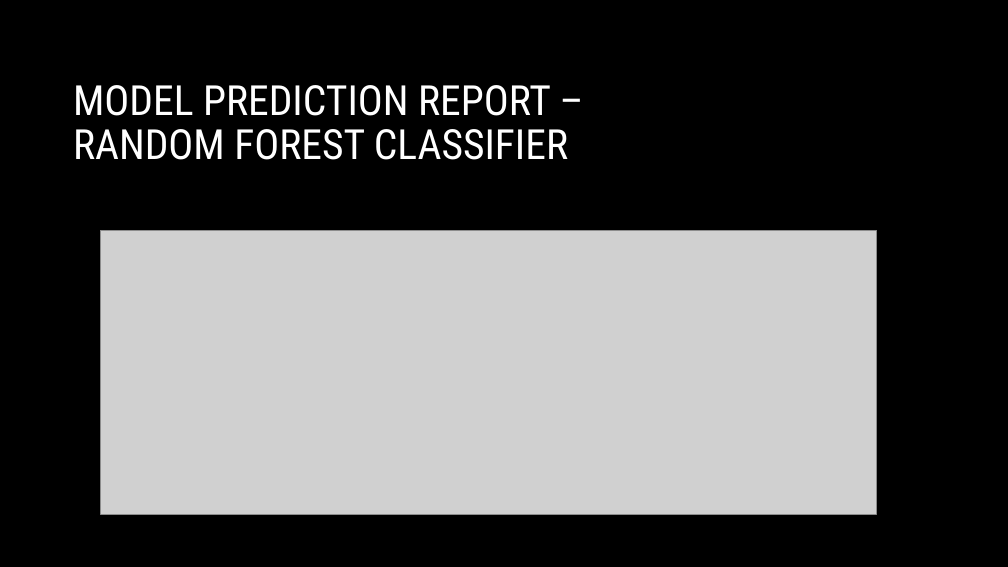
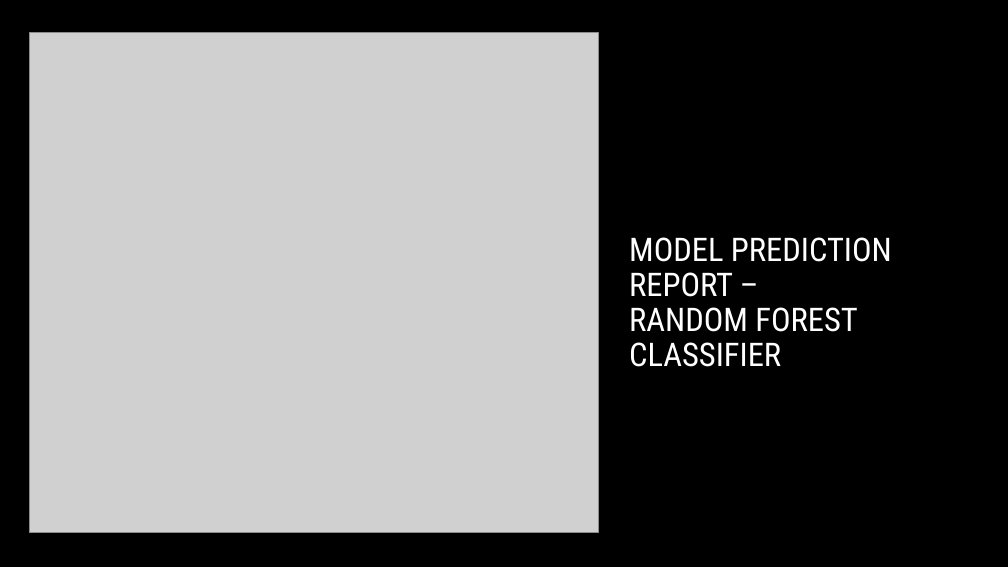
Before and after one commit to DEVARAJ-mech/Hackathon_UAV_Fault_Detection, a slide deck: slide 9 of Hackathon_UAV_Equipe_14.pptx. Drawn at 1008x567 pixels with LibreOffice and Linux fonts; fonts in the diff are those of the drawing; grey boxes stand for pictures. Boxes give left, top, right and bottom in pixels: in the first picture for what was removed or moved away, otherwise in the second. Text is boxed around its words. In the diff, an @@ line names an element or a change of style, - is before the commit and + after.

```diff
--- a/Hackathon_UAV_Equipe_14.pptx
+++ b/Hackathon_UAV_Equipe_14.pptx
@@ picture added at bbox=[29, 33, 599, 532] @@
@@ picture removed at bbox=[101, 231, 877, 514] @@
@@ title "MODEL PREDICTION REPORT – RANDOM ...": place and size @@
-title "MODEL PREDICTION REPORT – RANDOM ..." at bbox=[73, 85, 568, 160]
+title "MODEL PREDICTION REPORT – RANDOM ..." at bbox=[629, 237, 892, 367]
@@ title "MODEL PREDICTION REPORT – RANDOM ..." at bbox=[629, 237, 892, 367]: size 39.6 to 31 pt; vertical alignment top to bottom @@
```
Also in this commit, not shown: 1 other slide changed, 2 other files.
